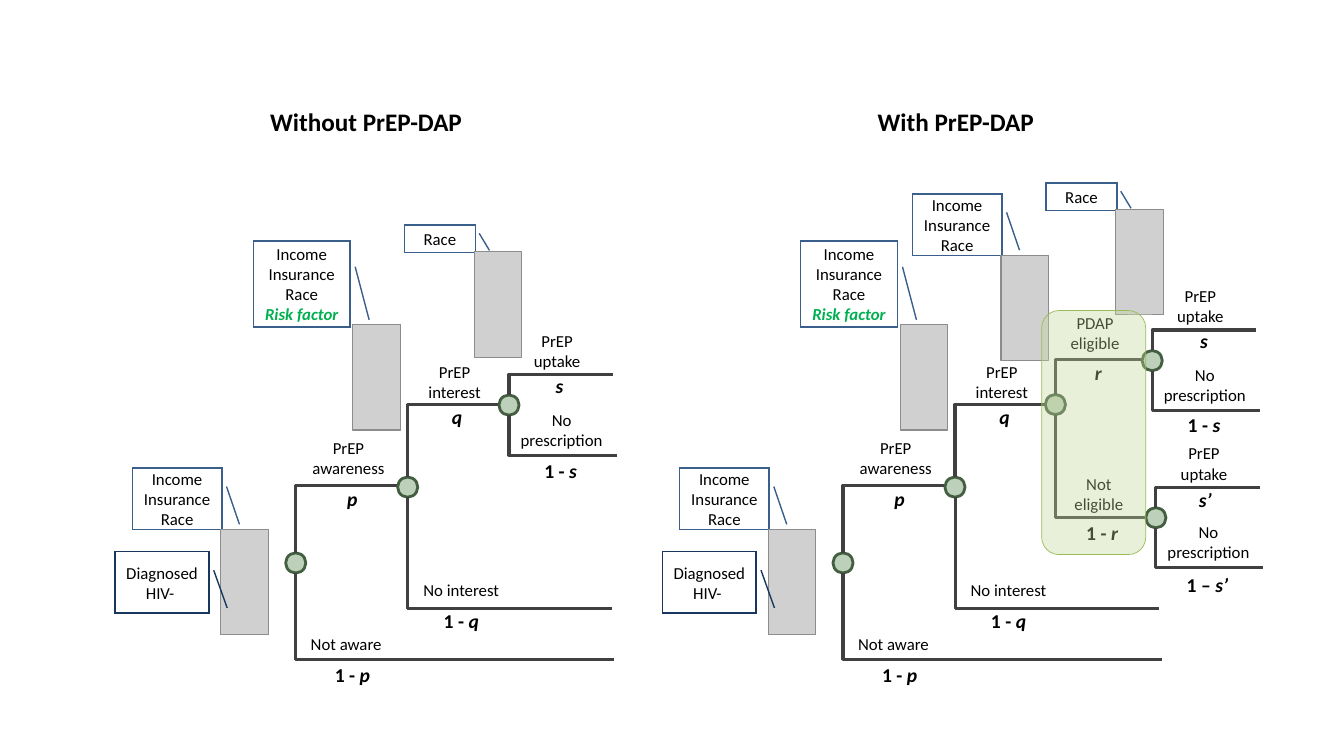
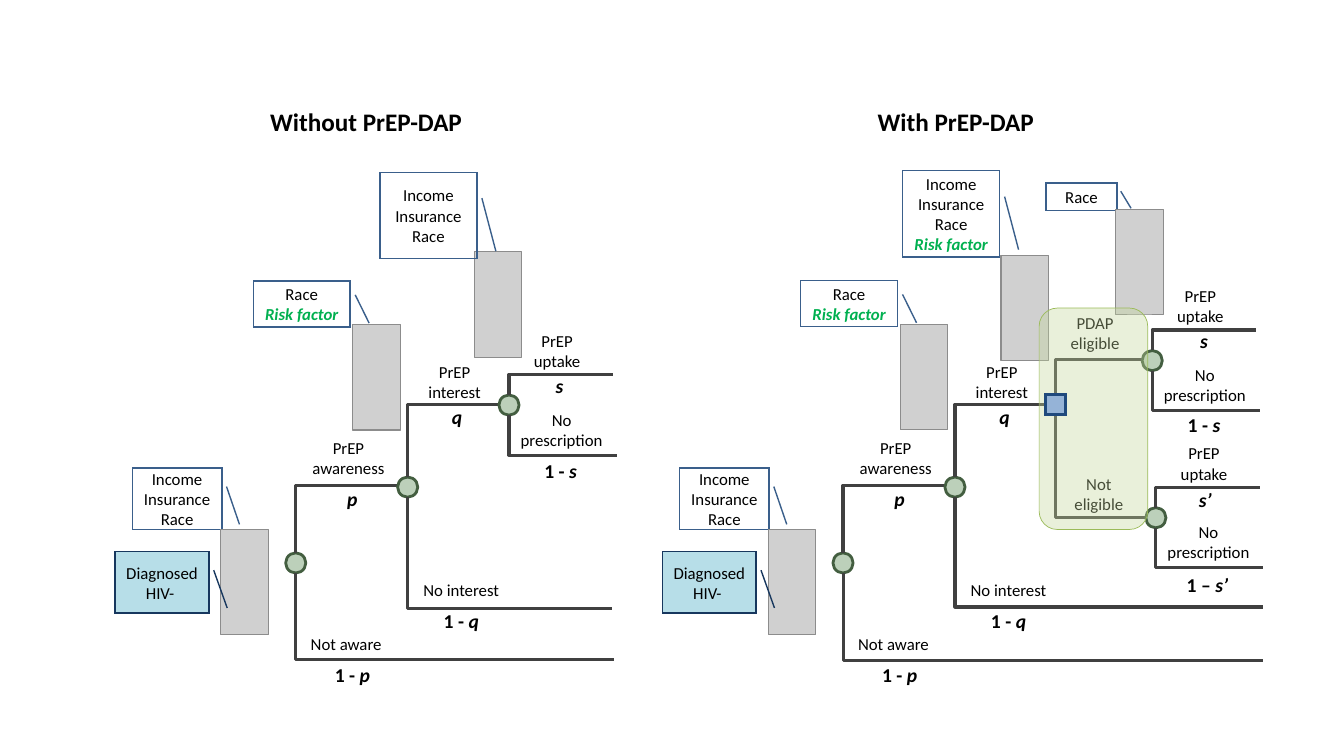
Before and after one commit to syzoekao/EpiModelCEA-presentation, a slide deck: slide 6 of _book/figures/WHAMP_FlowDiagram.pptx (slide 5 before the commit). Drawn at 1344x756 pixels with LibreOffice and Linux fonts; fonts in the diff are those of the drawing; grey boxes stand for pictures. Boxes give left, top, right and bottom in pixels: in the first picture for what was removed or moved away, otherwise in the second. Text is boxed around its words. In the diff, an @@ line names an element or a change of style, - is before the commit and + after.

```diff
--- a/_book/figures/WHAMP_FlowDiagram.pptx
+++ b/_book/figures/WHAMP_FlowDiagram.pptx
@@ border callout "Income": place and size @@
-border callout "Income" at box(912, 194, 1002, 255)
+border callout "Income" at box(380, 172, 477, 258)
@@ border callout "Income": place and size @@
-border callout "Income" at box(801, 241, 897, 327)
+border callout "Income" at box(903, 170, 1000, 256)
@@ border callout removed at box(404, 225, 476, 252) @@
-Race
@@ text in border callout at box(269, 249, 335, 280): paragraphs removed @@
-Income
-Insurance
@@ border callout "Race": place and size @@
-border callout "Race" at box(253, 241, 350, 327)
+border callout "Race" at box(253, 281, 350, 328)
@@ border callout added at box(801, 280, 897, 327), outline #3A5F8C 1 pt, 12 pt, text #00B050, bold, italic @@
+Race
+Risk factor
@@ rounded rectangle: place and size @@
-rounded rectangle at box(1042, 311, 1145, 555)
+rounded rectangle at box(1040, 309, 1148, 530)
@@ text removed at box(1095, 370, 1102, 380) @@
-r
@@ ellipse removed at box(1046, 394, 1066, 414) @@
@@ rectangle added at box(1046, 394, 1066, 414), fill #95B3D7, outline #1F497D 2 pt @@
@@ elbow line moved from (955, 497) - (1159, 609) to (955, 497) - (1263, 607) @@
@@ text removed at box(1086, 527, 1118, 540) @@
-1 - r
@@ border callout "Diagnosed HIV-" at box(115, 552, 209, 613): fill #FFFFFF to #B7DEE8 @@
@@ border callout "Diagnosed HIV-" at box(662, 552, 756, 613): fill #FFFFFF to #B7DEE8 @@
@@ elbow line moved from (843, 574) - (1163, 659) to (843, 574) - (1263, 660) @@
```
Also in this commit, not shown: 1 other slide changed, 2 slides added, 1 slide removed, 28 other files.
